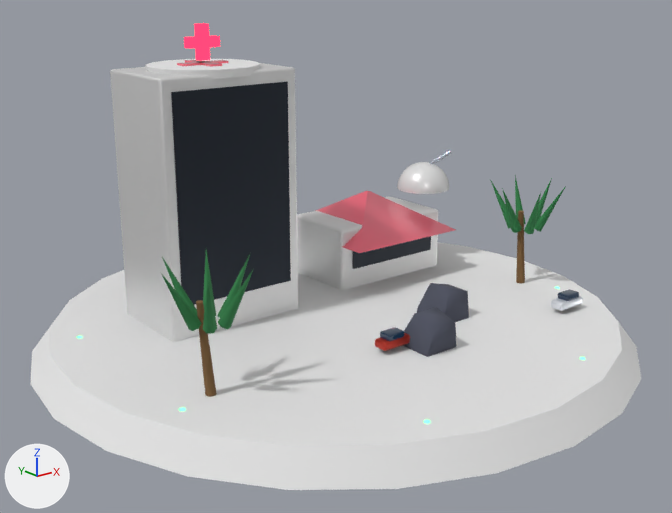
Before and after pictures for a commit that changed the glTF model public/models/buildings/welfare-T3.glb.
The view is the same before and after, from a 50 mm camera at (-5.73, -7.18, 4.07) aimed at (-0.1, -0.13, 1.25). The lights are fixed; the arrows at lower left show +X, +Y and +Z. The picture after the commit comes second. Where no turn or scale is listed for an object, it has been applied to the vertices.

The scene before the commit, as lines of its bpy script (objects in view):
```python
me_mesh_0 = bpy.data.meshes.new('Mesh_0')
me_mesh_0.from_pydata(...)  # 52 vertices, 96 faces; spans x -3.1..3.1, y -3.1..3.1, z -0.13..0.13
me_mesh_0.materials.append(mat_material_0)  # its picture is missing
me_mesh_47 = bpy.data.meshes.new('Mesh_47')
me_mesh_47.from_pydata(...)  # 504 vertices, 1004 faces; spans x -0.18..0.18, y -0.08..0.08, z -0.045..0.045
me_mesh_47.materials.append(mat_material_25)  # red #c0392b
me_mesh_48 = bpy.data.meshes.new('Mesh_48')
me_mesh_48.from_pydata(...)  # 504 vertices, 1004 faces; spans x -0.1..0.1, y -0.07..0.07, z -0.035..0.035
me_mesh_48.materials.append(mat_material_26)  # dark blue #0b1b2c
me_mesh_49 = bpy.data.meshes.new('Mesh_49')
me_mesh_49.from_pydata(...)  # 504 vertices, 1004 faces; spans x -0.18..0.18, y -0.08..0.08, z -0.045..0.045
me_mesh_49.materials.append(mat_material_27)  # white #e8ecf3
me_mesh_50 = bpy.data.meshes.new('Mesh_50')
me_mesh_50.from_pydata(...)  # 504 vertices, 1004 faces; spans x -0.1..0.1, y -0.07..0.07, z -0.035..0.035
me_mesh_50.materials.append(mat_material_26)  # dark blue #0b1b2c
ob_mesh_0 = bpy.data.objects.new('Mesh_0', me_mesh_0)
ob_mesh_0.location = (0.0, 0.0, 0.47)
ob_mesh_47 = bpy.data.objects.new('Mesh_47', me_mesh_47)
ob_mesh_47.location = (-0.22, -1.15, 0.69)
ob_mesh_48 = bpy.data.objects.new('Mesh_48', me_mesh_48)
ob_mesh_48.location = (-0.24, -1.15, 0.76)
ob_mesh_49 = bpy.data.objects.new('Mesh_49', me_mesh_49)
ob_mesh_49.location = (1.91, -1.5, 0.69)
ob_mesh_50 = bpy.data.objects.new('Mesh_50', me_mesh_50)
ob_mesh_50.location = (1.93, -1.5, 0.76)
# also in view: 'Mesh_10' at (-1.0, 0.8, 1.83); 'Mesh_20' at (1.2, 0.44, 1.0); 'Mesh_24' at (-2.09, -0.9, 1.0); 'Mesh_21' at (2.1, 0.9, 1.61); 'Mesh_15' at (-1.0, 0.8, 3.11)
```
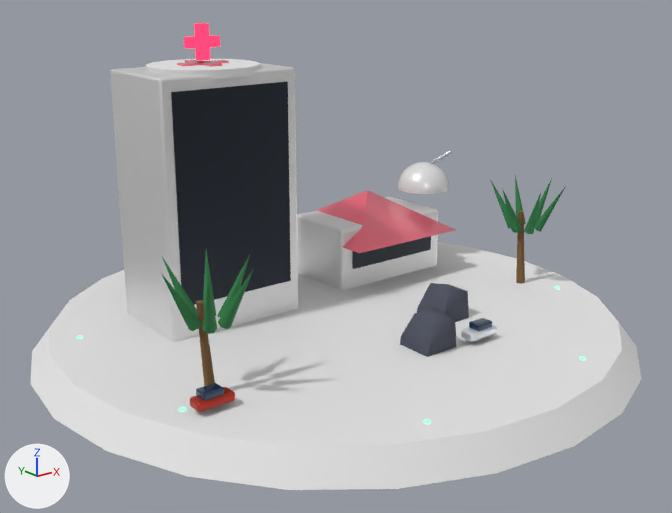
Location of each change, [x1, y1, x2, y2] in pixels of the pictures (672 x 513 px):
'Mesh_47', moved: before [375, 333, 410, 351]; after [190, 387, 235, 412]
'Mesh_49', moved: before [551, 296, 583, 311]; after [461, 325, 497, 342]
'Mesh_48', moved: before [380, 327, 404, 341]; after [196, 383, 224, 401]
'Mesh_50', moved: before [558, 289, 579, 301]; after [469, 318, 492, 331]

The change, as a diff of the scene's bpy script:
```diff
--- a/public/models/buildings/welfare-T3.glb.py
+++ b/public/models/buildings/welfare-T3.glb.py
@@ ob_mesh_47 @@
 ob_mesh_47 = bpy.data.objects.new('Mesh_47', me_mesh_47)
-ob_mesh_47.location = (-0.22, -1.15, 0.69)
+ob_mesh_47.location = (-2.2, -1.15, 0.69)
@@ ob_mesh_48 @@
 ob_mesh_48 = bpy.data.objects.new('Mesh_48', me_mesh_48)
-ob_mesh_48.location = (-0.24, -1.15, 0.76)
+ob_mesh_48.location = (-2.22, -1.15, 0.76)
@@ ob_mesh_49 @@
 ob_mesh_49 = bpy.data.objects.new('Mesh_49', me_mesh_49)
-ob_mesh_49.location = (1.91, -1.5, 0.69)
+ob_mesh_49.location = (0.57, -1.5, 0.69)
@@ ob_mesh_50 @@
 ob_mesh_50 = bpy.data.objects.new('Mesh_50', me_mesh_50)
-ob_mesh_50.location = (1.93, -1.5, 0.76)
+ob_mesh_50.location = (0.59, -1.5, 0.76)
```
